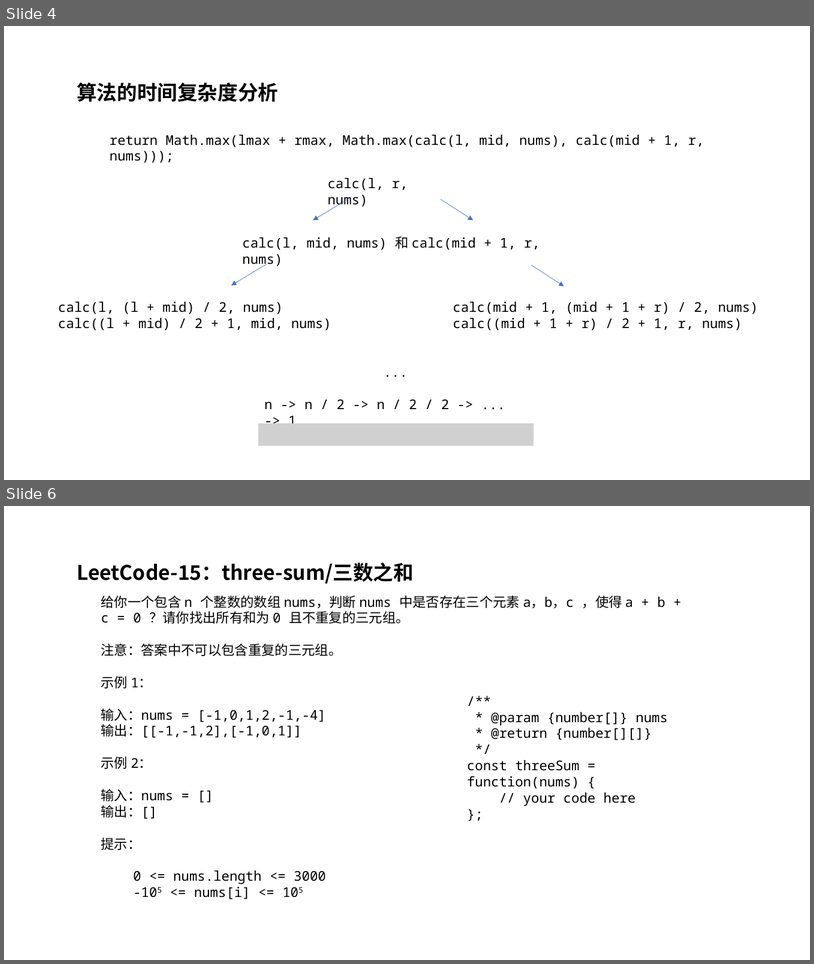
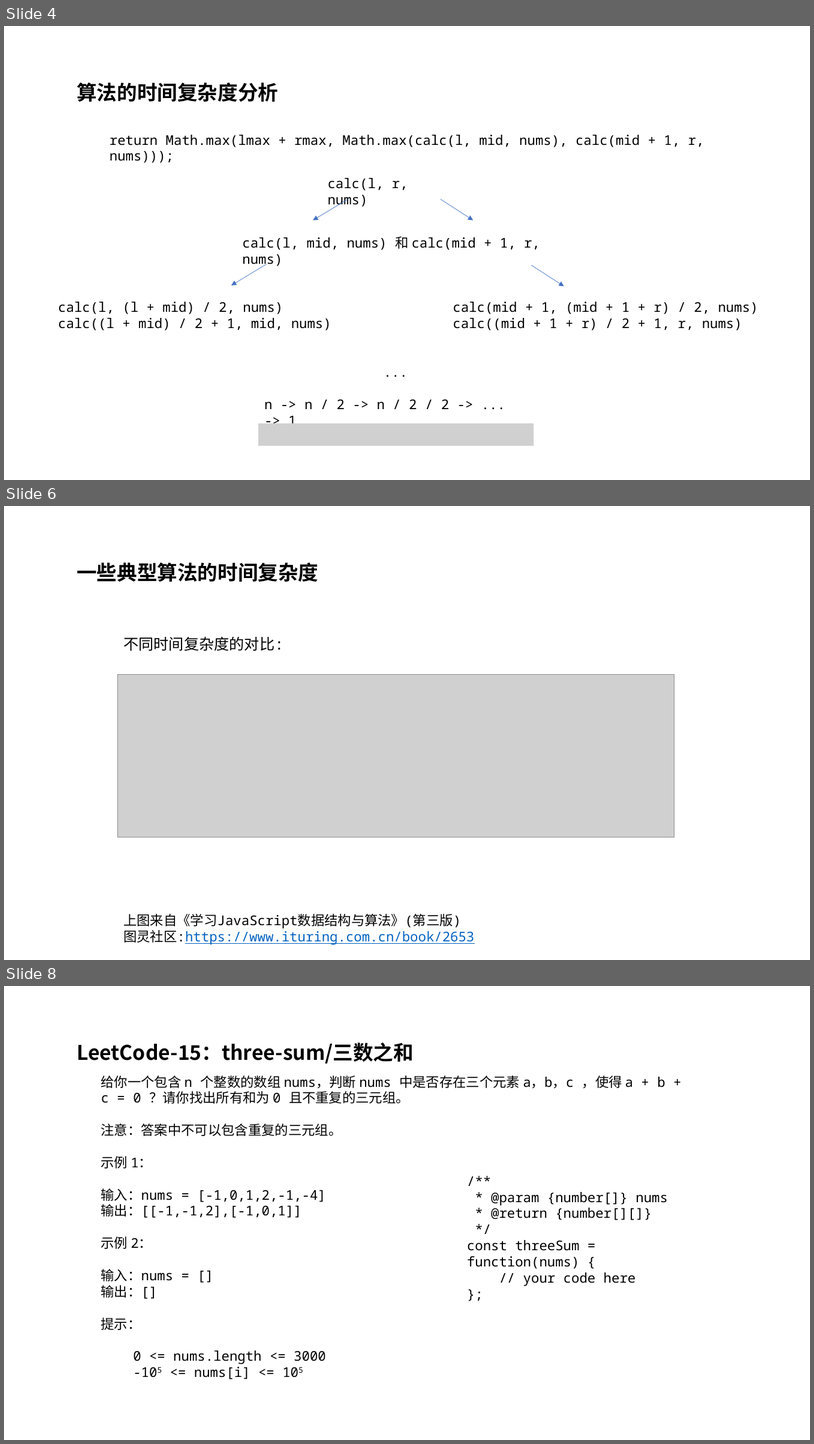
Before and after one commit to hemingqiao/algorithms, a slide deck: miao/LC15-three-sum(时间复杂度简介2).pptx. Shown one above the other, each under a label of ours: slides 4 and 6 before the commit, slides 4, 6 and 8 after it; the slides between them are not shown. The pictures are 814x964 and 814x1444 pixels, drawn with LibreOffice and Linux fonts; fonts in the diff are those of the drawing; grey boxes stand for pictures. Boxes give left, top, right and bottom in pixels: in the first picture for what was removed or moved away, otherwise in the second. Text is boxed around its words. In the diff, an @@ line names an element or a change of style, - is before the commit and + after.

```diff
--- a/miao/LC15-three-sum(时间复杂度简介2).pptx
+++ b/miao/LC15-three-sum(时间复杂度简介2).pptx
@@ slide 6 added at (x1=4, y1=506, x2=810, y2=960), background #FFFFFF @@
@@ text added at (x1=77, y1=562, x2=318, y2=582), 24 pt, text #000000, bold @@
+一些典型算法的时间复杂度
@@ text added at (x1=123, y1=636, x2=284, y2=651), 18 pt, text #000000 @@
+不同时间复杂度的对比:
@@ picture added at (x1=118, y1=675, x2=675, y2=838) @@
@@ text added at (x1=123, y1=913, x2=474, y2=945), 16 pt, text #0563C1, underline @@
+上图来自《学习JavaScript数据结构与算法》(第三版)
+图灵社区:https://www.ituring.com.cn/book/2653
@@ what was slide 6 is now slide 8 @@
```
Also in this commit, not shown: 3 slides changed, 1 other slide added.
